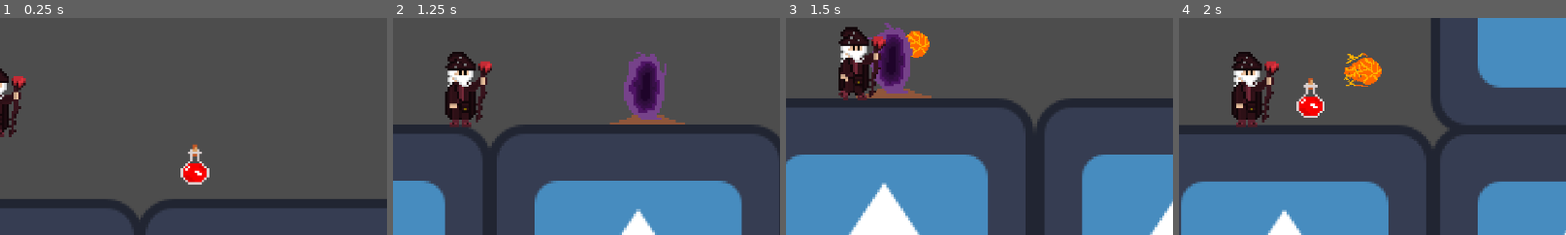
Above: before the commit, frames 1-4 (left to right).
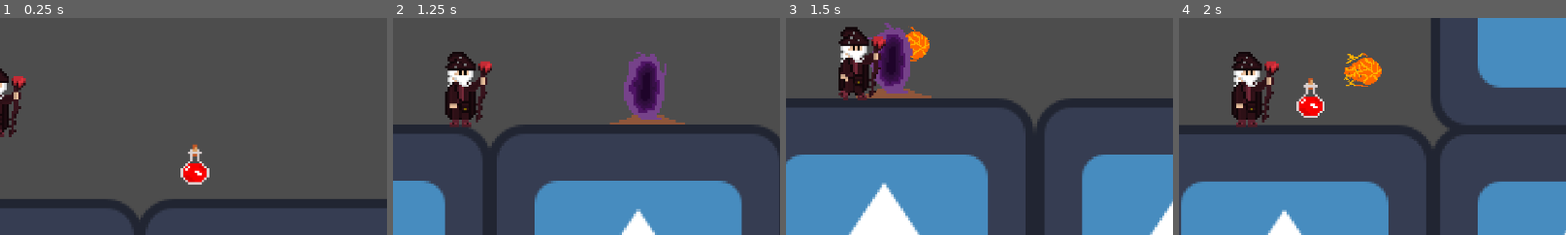
Above: after the commit, the same moments.

Repository: zSelimReborn/Project-Unitum
Game: Godot game, scene res://scenes/debug.tscn
Same seed, same stepped clock (60 frames per second), same inputs: the game is played once before the commit and once after it. The engine's default icon, where the game draws it, is replaced by a stand-in: a white triangle on a blue panel in a dark square.
Inputs (mouse positions are % of the whole screen's width and height, from its top left):
- Up to frame 1 (0.25 s): no input
- Up to frame 2 (1.25 s): move the mouse to (72, 45) at 0.52 s; hold D (move_right) from 0.53 s (still down); hold 1 (change_element) from 0.53 s (still down); tap Space (jump) at 0.77 s
- Up to frame 3 (1.5 s): keep holding D (move_right); move the mouse to (30, 55) at 1.27 s; release 1 (change_element) at 1.28 s; click (30, 55) at 1.35 s
- Up to frame 4 (2 s): keep holding D (move_right); tap Space (jump) at 1.52 s
The pictures show only the part of the screen within x 50-100%, y 49-99%; the shares and areas given below are measured in that part.

Frames 1-2 are identical in both runs. In frame 3, 0.3% of the frame differs, in the area x 30-38%, y 3-21%; in frame 4, nothing differs.

Commit message:
Polish projectiles

Diff:
--- a/blueprints/gameplay/projectiles/air.tscn
+++ b/blueprints/gameplay/projectiles/air.tscn
@@ -70,7 +70,7 @@
 }],
 "loop": true,
 "name": &"default",
-"speed": 10.0
+"speed": 15.0
 }, {
 "frames": [{
 "duration": 1.0,
@@ -93,6 +93,7 @@
 position = Vector2(0, 0)
 sprite_frames = SubResource("SpriteFrames_y18t4")
 autoplay = "default"
+frame_progress = 0.29276
 
 [node name="CollisionShape2D" parent="." index="1"]
 position = Vector2(0, 0)
--- a/blueprints/gameplay/projectiles/earth.tscn
+++ b/blueprints/gameplay/projectiles/earth.tscn
@@ -66,7 +66,7 @@
 }],
 "loop": true,
 "name": &"default",
-"speed": 10.0
+"speed": 15.0
 }, {
 "frames": [{
 "duration": 1.0,
@@ -86,6 +86,7 @@
 position = Vector2(0, -1)
 sprite_frames = SubResource("SpriteFrames_d16rn")
 autoplay = "default"
+frame_progress = 0.865931
 
 [node name="CollisionShape2D" parent="." index="1"]
 position = Vector2(0, -1)
--- a/blueprints/gameplay/projectiles/fire.tscn
+++ b/blueprints/gameplay/projectiles/fire.tscn
@@ -66,7 +66,7 @@
 }],
 "loop": true,
 "name": &"default",
-"speed": 10.0
+"speed": 15.0
 }, {
 "frames": [{
 "duration": 1.0,
@@ -86,6 +86,7 @@
 position = Vector2(0, 0)
 sprite_frames = SubResource("SpriteFrames_aaek7")
 autoplay = "default"
+frame_progress = 0.302935
 
 [node name="CollisionShape2D" parent="." index="1"]
 position = Vector2(0, 0)
--- a/blueprints/gameplay/projectiles/water.tscn
+++ b/blueprints/gameplay/projectiles/water.tscn
@@ -66,7 +66,7 @@
 }],
 "loop": true,
 "name": &"default",
-"speed": 10.0
+"speed": 15.0
 }, {
 "frames": [{
 "duration": 1.0,
@@ -86,6 +86,7 @@
 position = Vector2(0, 0)
 sprite_frames = SubResource("SpriteFrames_eg4wd")
 autoplay = "default"
+frame_progress = 0.359598
 
 [node name="CollisionShape2D" parent="." index="1"]
 position = Vector2(0, 0)
--- a/scripts/player.gd
+++ b/scripts/player.gd
@@ -129,7 +129,7 @@
 	can_shoot = true
 
 func select_marker(left: bool):
-	var rotation = 180 if left else 0
+	var direction_rotation = 180 if left else 0
 	var selected_anchor = bottom_anchor if is_shadow() else top_anchor
-	selected_anchor.rotation_degrees = rotation
+	selected_anchor.rotation_degrees = direction_rotation
 	marker = bottom_marker if is_shadow() else top_marker
